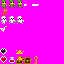
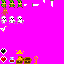
The second (64, 64) image is a revision of the first. Changes to its layers:
painted on "tileset3.png" over bbox(2, 0, 54, 22)
